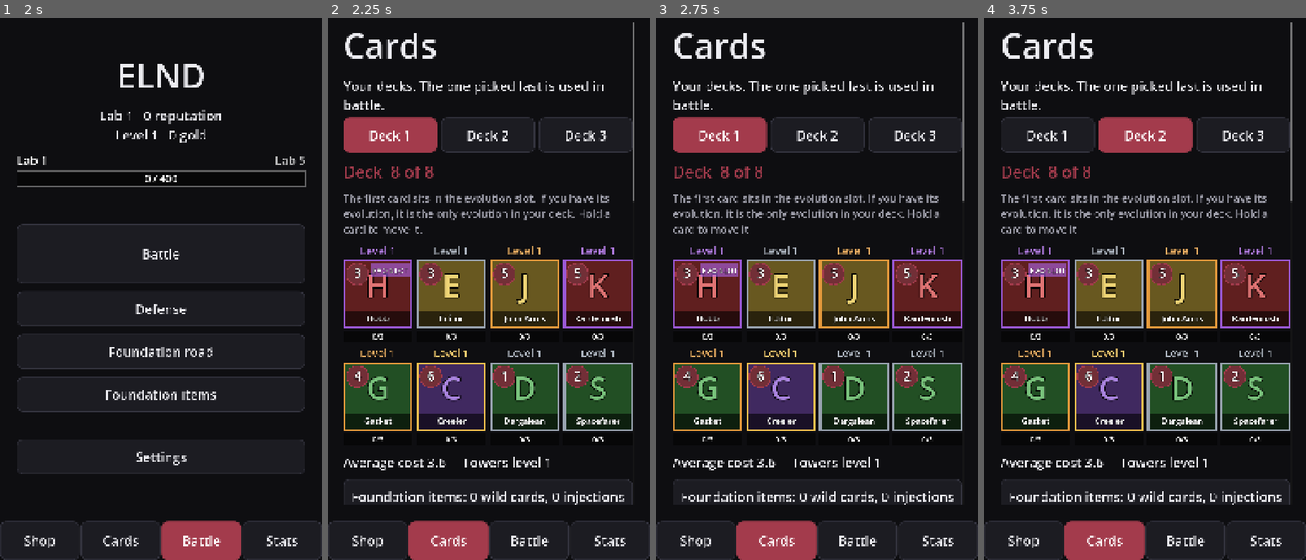
Above: before the commit, frames 1-4 (left to right).
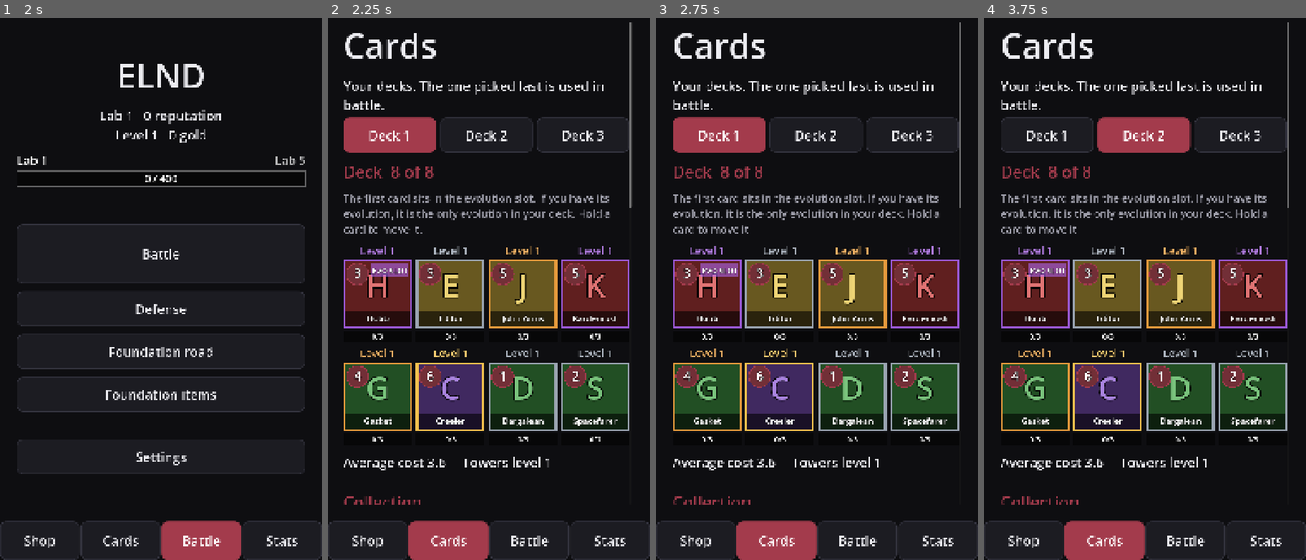
Above: after the commit, the same moments.

Repository: HenryElendheim/ELND
Game: Godot game, scene res://scenes/splash.tscn
Same seed, same stepped clock (60 frames per second), same inputs: the game is played once before the commit and once after it.
Inputs (mouse positions are in pixels of both pictures, inside the frame that each line leads up to):
- Up to frame 1 (2 s): tap Enter at 0.5 s; move the mouse to (231, 245) at 0.52 s; click (231, 245) at 0.67 s; drag from (96, 299) to (144, 386) at 1.27 s
- Up to frame 2 (2.25 s): click "Cards" at 2 s
- Up to frame 3 (2.75 s): no input
- Up to frame 4 (3.75 s): click "Deck 1" at 2.75 s; click "Deck 2" at 3.5 s

Frame 1 is identical in both runs. In frame 2, 6.2% of the frame differs, in the area x 4-96%, y 0-90%; in frame 3, 6.1%; in frame 4, 6.1%.

Commit message:
Take the Foundation items button off the Cards screen
It's already on the Battle page, so the Cards screen doesn't need its own.

Diff:
--- a/scenes/deck.gd
+++ b/scenes/deck.gd
@@ -11,7 +11,6 @@
 ## A deck is saved whenever it has exactly the right number of cards.
 
 const MENU_SCENE := "res://scenes/main_menu.tscn"
-const ITEMS_SCENE := "res://scenes/items.tscn"
 const COLUMNS := 4
 const SORTS := [["cost", "Cost"], ["rarity", "Rarity"], ["type", "Type"], ["name", "Name"], ["number", "Number"]]
 ## How each order reads, first for highest first and then for lowest first.
@@ -58,7 +57,6 @@
 		costs += Hand.cost_of(id)
 	var average := costs / maxf(_deck.size(), 1)
 	add(Ui.label("Average cost %.1f     Towers level %d" % [average, Progress.tower_level()]))
-	add(Ui.button("Foundation items: %d wild cards, %d injections" % [Progress.wild_cards(), Progress.injections()], func() -> void: Nav.go(ITEMS_SCENE)))
 
 	add(Ui.spacer(12))
 	add(Ui.label("Collection", "HeadingLabel"))
Not shown, changed: docs/project-notes.md
